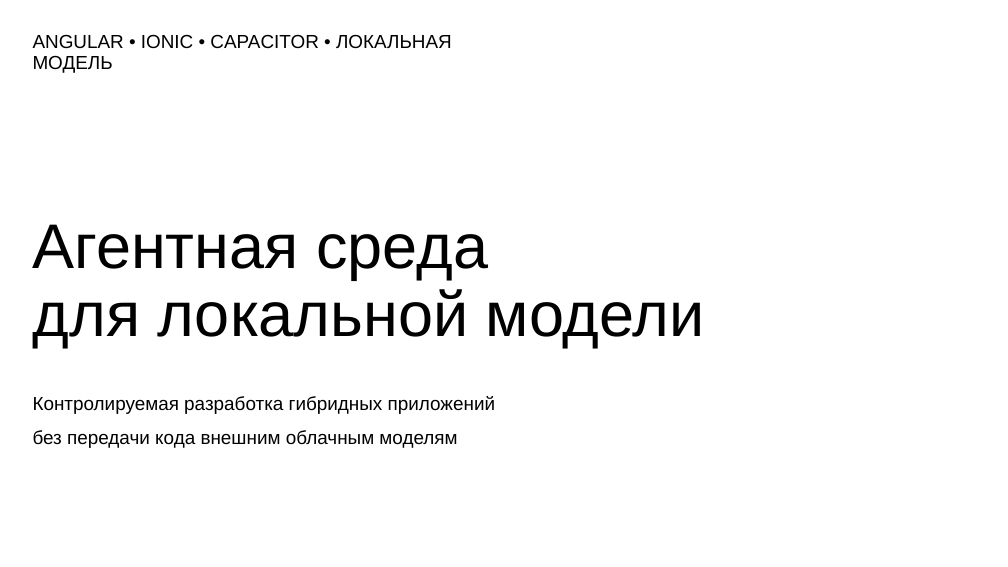
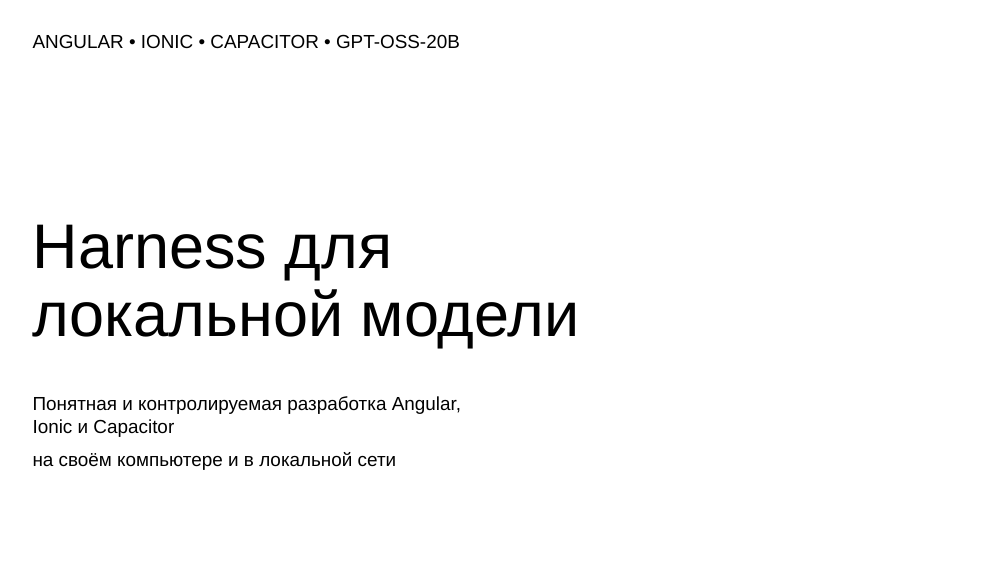
Before and after one commit to Vlodzimej/iona, a slide deck: slide 1 of docs/presentation/ionic-llm-harness-overview.pptx. Drawn at 1008x567 pixels with LibreOffice and Linux fonts; fonts in the diff are those of the drawing. Boxes give left, top, right and bottom in pixels: in the first picture for what was removed or moved away, otherwise in the second. Text is boxed around its words. In the diff, an @@ line names an element or a change of style, - is before the commit and + after.

Commit message:
feat(harness): harden local model visual workflows

```diff
--- a/docs/presentation/ionic-llm-harness-overview.pptx
+++ b/docs/presentation/ionic-llm-harness-overview.pptx
@@ text at (x1=33, y1=34, x2=460, y2=49): text changed @@
-ANGULAR • IONIC • CAPACITOR • ЛОКАЛЬНАЯ МОДЕЛЬ
+ANGULAR • IONIC • CAPACITOR • GPT-OSS-20B
@@ text at (x1=33, y1=224, x2=580, y2=347): text changed @@
-Агентная среда
-для локальной модели
+Harness для
+локальной модели
@@ text at (x1=33, y1=396, x2=461, y2=470): text changed @@
-Контролируемая разработка гибридных приложений
-без передачи кода внешним облачным моделям
+Понятная и контролируемая разработка Angular, Ionic и Capacitor
+на своём компьютере и в локальной сети
```
Also in this commit, not shown: 9 other slides changed, 5 slides added, 5 slides removed, 36 other files.
